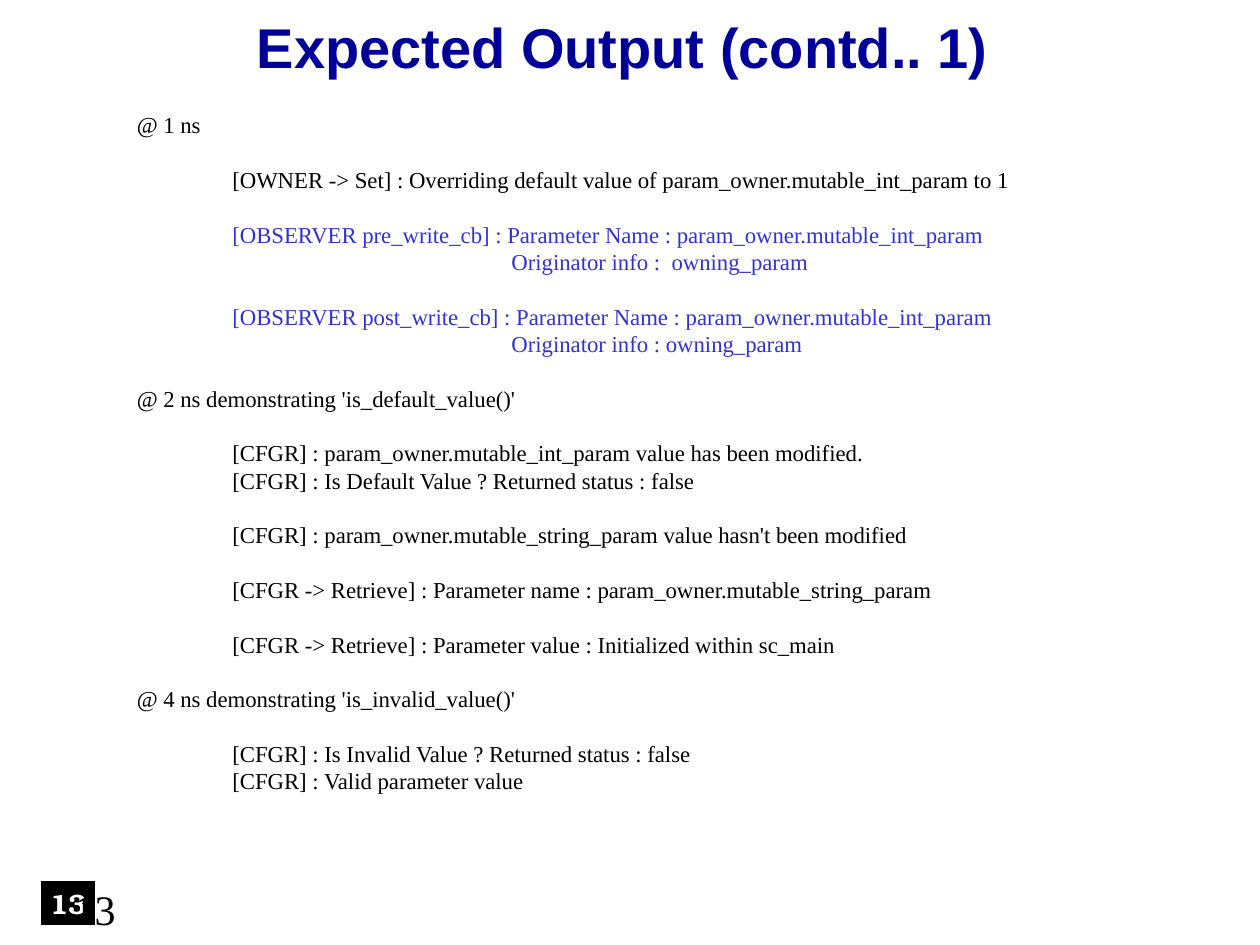
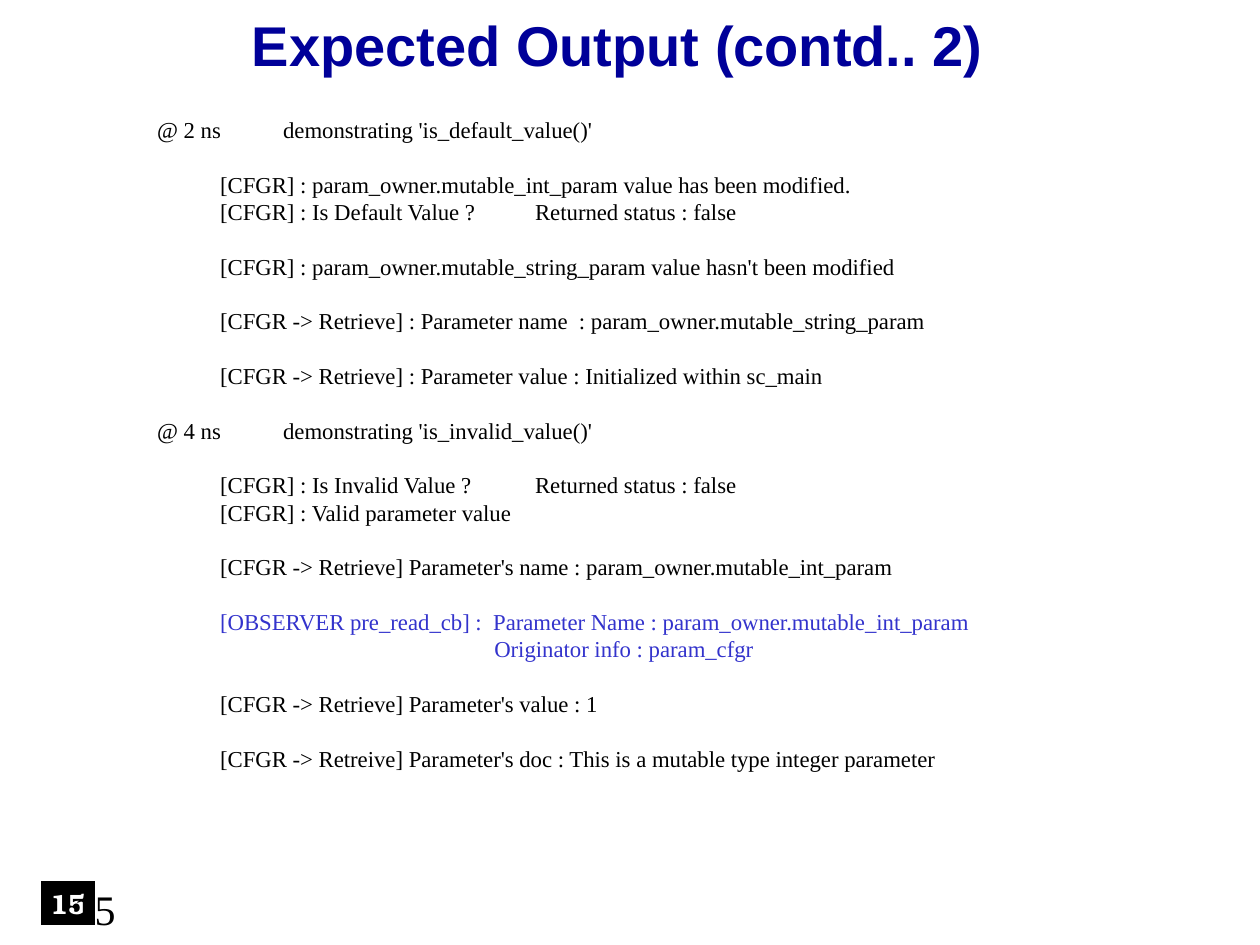
Before and after one commit to accellera-official/cci, a slide deck: slide 15 of examples/ex7_Parameter_Information/docs/ex7_Parameter_Information.ppt (slide 13 before the commit). Drawn at 1260x945 pixels with LibreOffice and Linux fonts; fonts in the diff are those of the drawing; background and template pictures are left out. Boxes give left, top, right and bottom in pixels: in the first picture for what was removed or moved away, otherwise in the second. Text is boxed around its words. In the diff, an @@ line names an element or a change of style, - is before the commit and + after.

Commit message:
Minor Updates
1.  Minor updates to code in ex7_Parameter_Information (Presentation updated accordingly)
2.  Added presentation to ex20_Tracing_Parameter_Activity

```diff
--- a/examples/ex7_Parameter_Information/docs/ex7_Parameter_Information.ppt
+++ b/examples/ex7_Parameter_Information/docs/ex7_Parameter_Information.ppt
@@ text at <box>252,25,983,77</box>: text changed @@
-Expected Output (contd.. 1)
+Expected Output (contd.. 2)
@@ text "@ 2 ns demonstrating 'is_default_value()'": place and size @@
-text "@ 2 ns demonstrating 'is_default_value()'" at <box>163,118,1008,794</box>
+text "@ 2 ns demonstrating 'is_default_value()'" at <box>184,122,969,772</box>
@@ text at <box>163,118,1008,357</box>: paragraphs removed @@
-@ 1 ns
-[OWNER -> Set] : Overriding default value of param_owner.mutable_int_param to 1
-[OBSERVER pre_write_cb] : Parameter Name : param_owner.mutable_int_param
-Originator info : owning_param
-[OBSERVER post_write_cb] : Parameter Name : param_owner.mutable_int_param
-Originator info : owning_param
@@ text at <box>220,559,969,772</box>: paragraphs added @@
+[CFGR -> Retrieve] Parameter's name : param_owner.mutable_int_param
+[OBSERVER pre_read_cb] : Parameter Name : param_owner.mutable_int_param
+Originator info : param_cfgr
+[CFGR -> Retrieve] Parameter's value : 1
+[CFGR -> Retreive] Parameter's doc : This is a mutable type integer parameter
@@ text in rectangle at <box>50,893,87,915</box>: text changed @@
-13
+15
@@ page number at <box>74,892,116,926</box>: text changed @@
-13
+15
```
Also in this commit, not shown: 14 other slides changed, 3 slides added, 1 slide removed, 7 other files.
